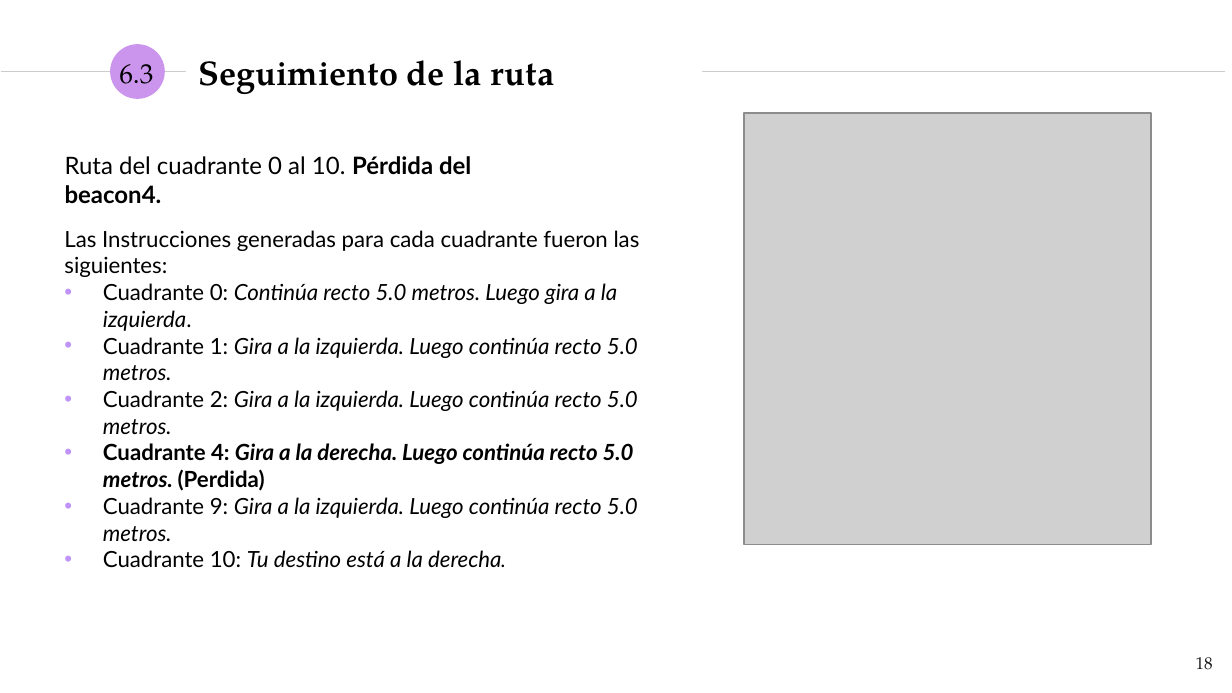
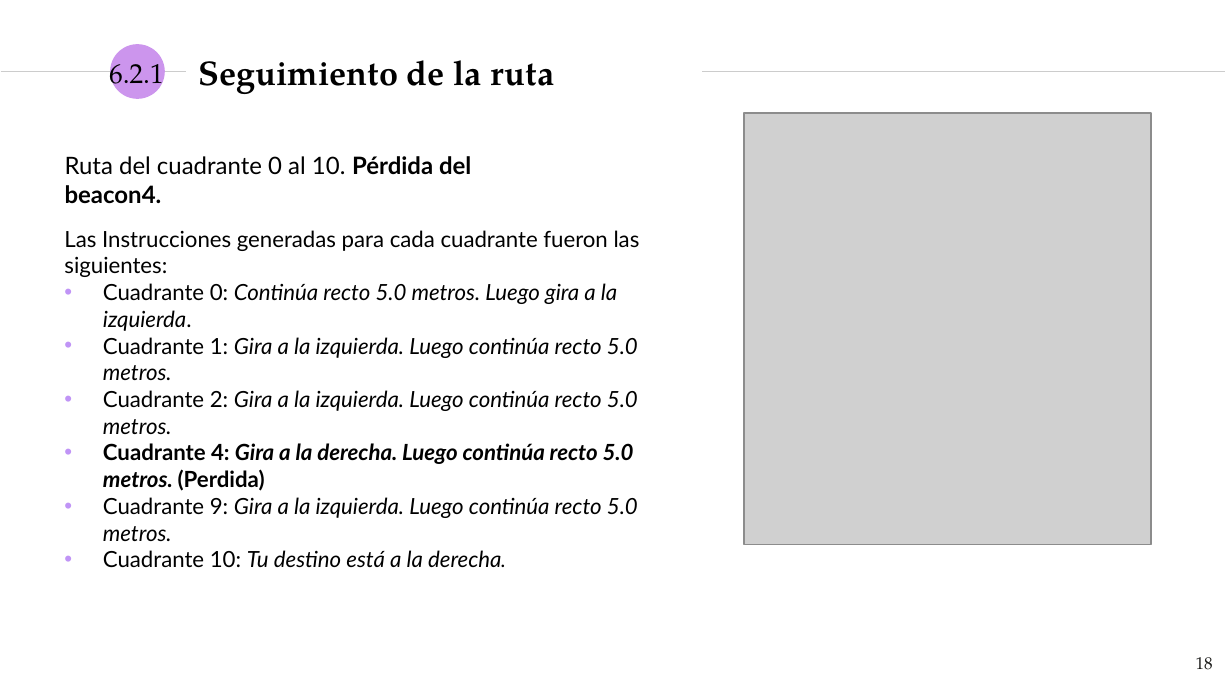
Before and after one commit to NILGroup/TFG-1920-DiscapacidadVisual, a slide deck: slide 18 of Defensa/presentaciónFinal_v2.pptx. Drawn at 1232x693 pixels with LibreOffice and Linux fonts; fonts in the diff are those of the drawing; grey boxes stand for pictures. Boxes give left, top, right and bottom in pixels: in the first picture for what was removed or moved away, otherwise in the second. Text is boxed around its words. In the diff, an @@ line names an element or a change of style, - is before the commit and + after.

```diff
--- a/Defensa/presentaciónFinal_v2.pptx
+++ b/Defensa/presentaciónFinal_v2.pptx
@@ text at (x1=109, y1=55, x2=164, y2=95): text changed @@
-6.3
+6.2.1
```
Also in this commit, not shown: 3 other slides changed.
